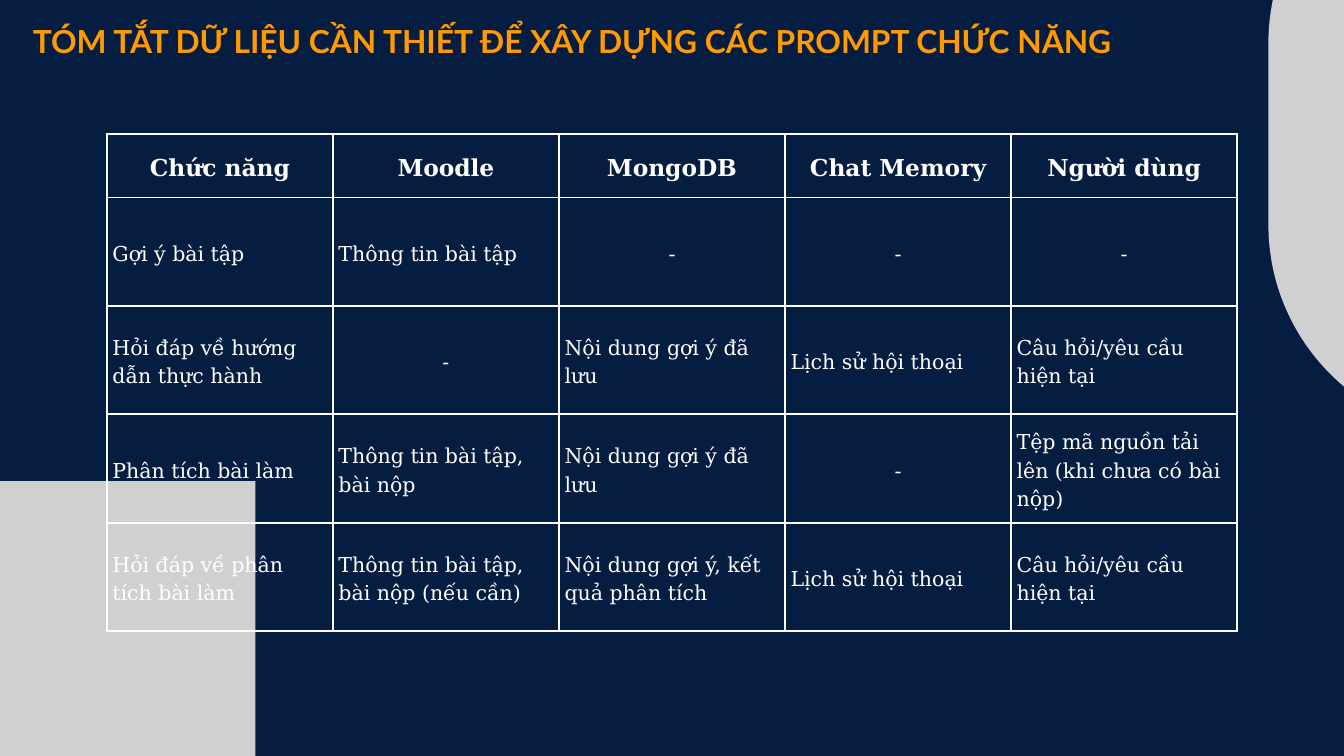
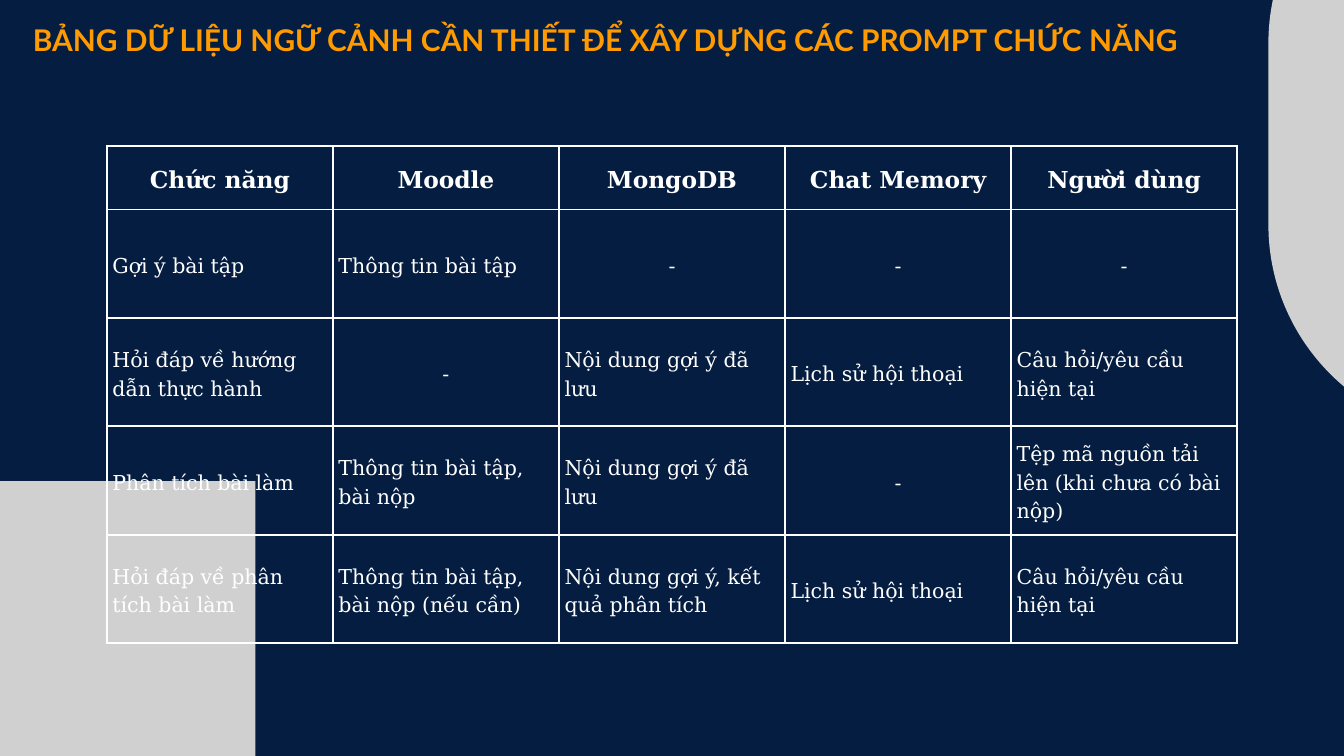
Before and after one commit to nguyenhuynhchi/tn-da22tta-110122001-nguyenhuynhchi-ai-support-program, a slide deck: slide 19 of docs/Slide KLTN.pptx (slide 18 before the commit). Drawn at 1344x756 pixels with LibreOffice and Linux fonts; fonts in the diff are those of the drawing; grey boxes stand for pictures. Boxes give left, top, right and bottom in pixels: in the first picture for what was removed or moved away, otherwise in the second. Text is boxed around its words. In the diff, an @@ line names an element or a change of style, - is before the commit and + after.

```diff
--- a/docs/Slide KLTN.pptx
+++ b/docs/Slide KLTN.pptx
@@ text at (33, 26, 1177, 57): text changed; size 34 to 32 pt @@
-TÓM TẮT DỮ LIỆU CẦN THIẾT ĐỂ XÂY DỰNG CÁC PROMPT CHỨC NĂNG
+BẢNG DỮ LIỆU NGỮ CẢNH CẦN THIẾT ĐỂ XÂY DỰNG CÁC PROMPT CHỨC NĂNG
@@ table: place and size @@
-table at (107, 134, 1236, 631)
+table at (107, 146, 1236, 643)
```
Also in this commit, not shown: 9 other slides changed, 2 slides added, 21 other files.
